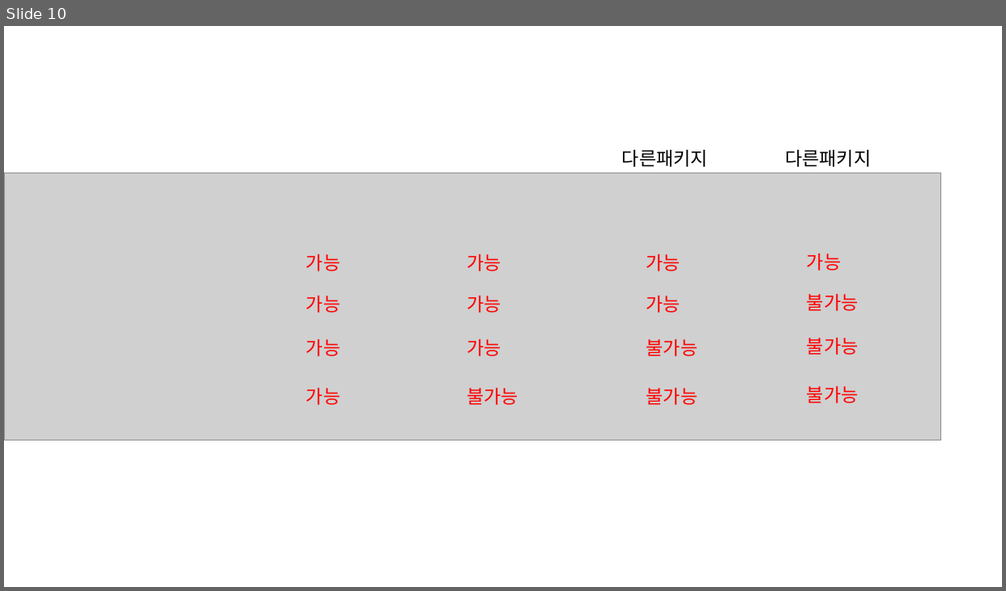
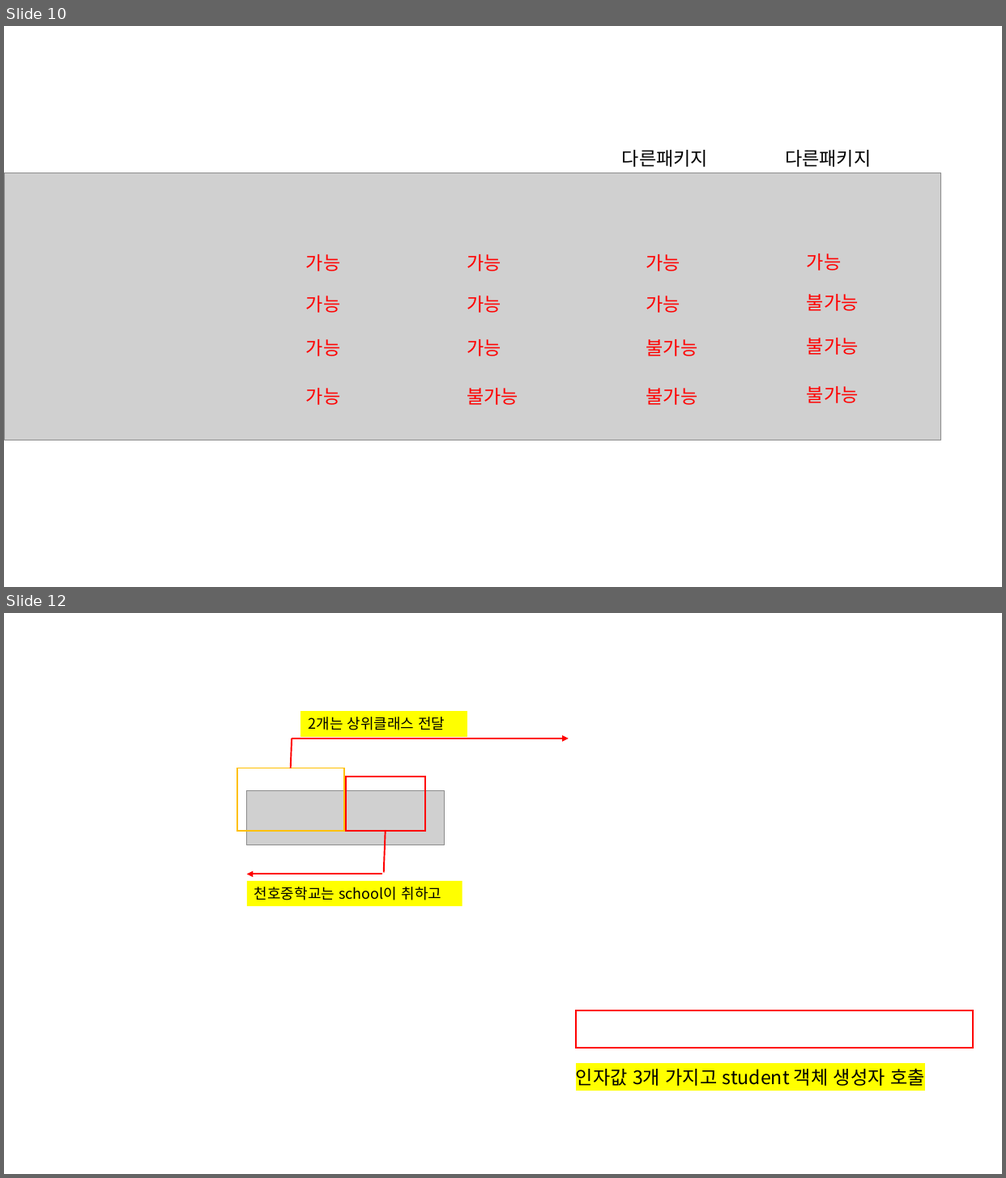
Before and after one commit to sinaboro/Java_20251020, a slide deck: java수업.pptm. Shown one above the other, each under a label of ours: slide 10 before the commit, slides 10 and 12 after it; the slides between them are not shown. The pictures are 1006x591 and 1006x1178 pixels, drawn with LibreOffice and Linux fonts; fonts in the diff are those of the drawing; grey boxes stand for pictures; background and template pictures are left out. Boxes give left, top, right and bottom in pixels: in the first picture for what was removed or moved away, otherwise in the second. Text is boxed around its words. In the diff, an @@ line names an element or a change of style, - is before the commit and + after.

```diff
--- a/java수업.pptm
+++ b/java수업.pptm
@@ slide 12 added at box(4, 613, 1002, 1174), background picture (left out) @@
@@ rectangle added at box(301, 711, 467, 736), fill #FFFF00, outline #FFFF00 0.75 pt, 14 pt, text #000000 @@
+2개는 상위클래스 전달
@@ line added from (291, 768) to (292, 739), #FF0000 1.5 pt @@
@@ arrow added from (292, 739) to (569, 739), #FF0000 1.5 pt @@
@@ rectangle added at box(236, 768, 344, 831), outline #FFC000 1.5 pt @@
@@ rectangle added at box(345, 777, 424, 832), outline #FF0000 1.5 pt @@
@@ picture added at box(246, 790, 444, 845) @@
@@ line added from (385, 832) to (384, 873), #FF0000 1.5 pt @@
@@ arrow added from (382, 875) to (246, 875), #FF0000 1.5 pt @@
@@ rectangle added at box(246, 881, 462, 906), fill #FFFF00, 14 pt, text #000000 @@
+천호중학교는 school이 취하고
@@ rectangle added at box(577, 1011, 974, 1048), outline #FF0000 1.5 pt @@
@@ text added at box(576, 1068, 925, 1086), 18 pt, text #000000 @@
+인자값 3개 가지고 student 객체 생성자 호출
```
Also in this commit, not shown: 1 other slide added, 10 other files.
